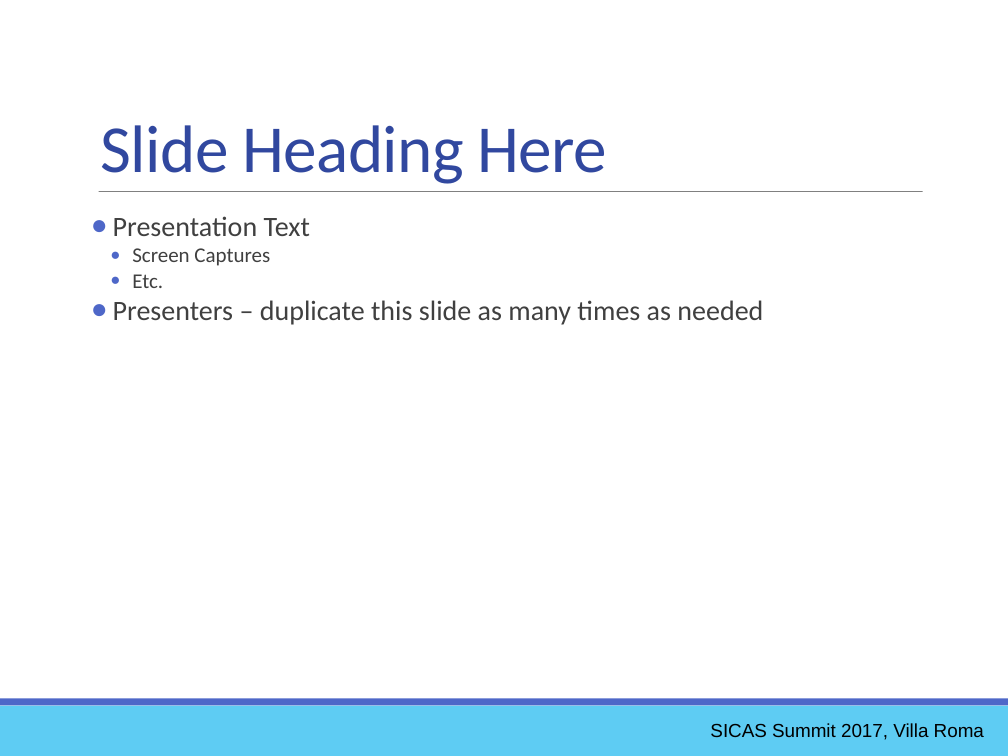
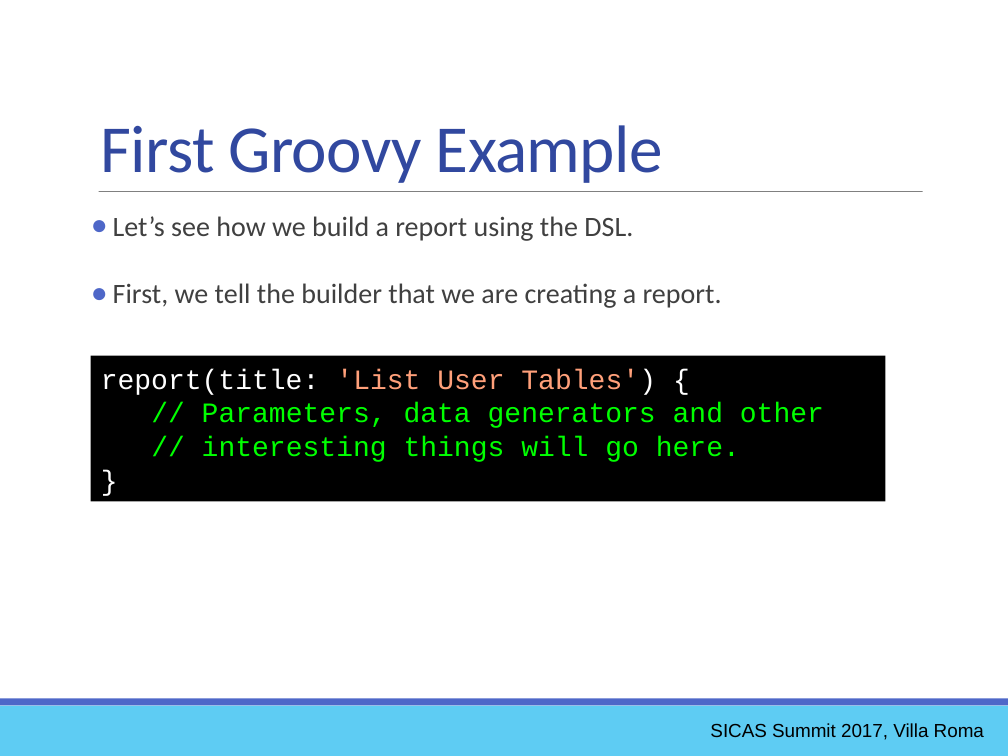
Before and after one commit to ewcole/simple_report, a slide deck: slide 14 of docs/SICAS_2017/Cole_Drop-In Reporting with Groovy.pptx. Drawn at 1008x756 pixels with LibreOffice and Linux fonts; fonts in the diff are those of the drawing. Boxes give left, top, right and bottom in pixels: in the first picture for what was removed or moved away, otherwise in the second. Text is boxed around its words. In the diff, an @@ line names an element or a change of style, - is before the commit and + after.

Commit message:
Complete slides for first groovy example

```diff
--- a/docs/SICAS_2017/Cole_Drop-In Reporting with Groovy.pptx
+++ b/docs/SICAS_2017/Cole_Drop-In Reporting with Groovy.pptx
@@ text at [101,125,663,183]: text changed @@
-Slide Heading Here
+First Groovy Example
@@ text at [113,216,722,308]: text changed @@
-● Presentation Text
-      ● Screen Captures
-      ● Etc.
-● Presenters – duplicate this slide as many times as needed
+● Let’s see how we build a report using the DSL.
+● First, we tell the builder that we are creating a report.
@@ rectangle added at [91,356,885,502], fill #000000, 20 pt, text #00FF00 @@
+report(title: 'List User Tables') {
+// Parameters, data generators and other
+// interesting things will go here.
+}
```
Also in this commit, not shown: 2 other slides changed, 2 slides added, 1 slide removed, 1 other file.
